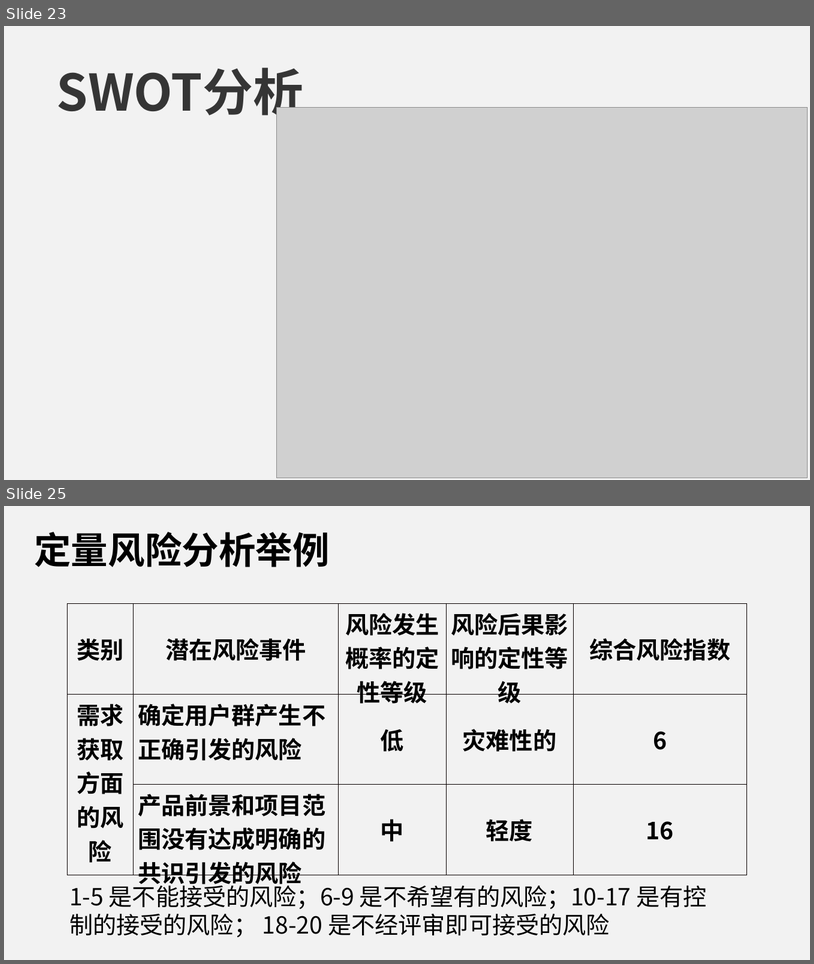
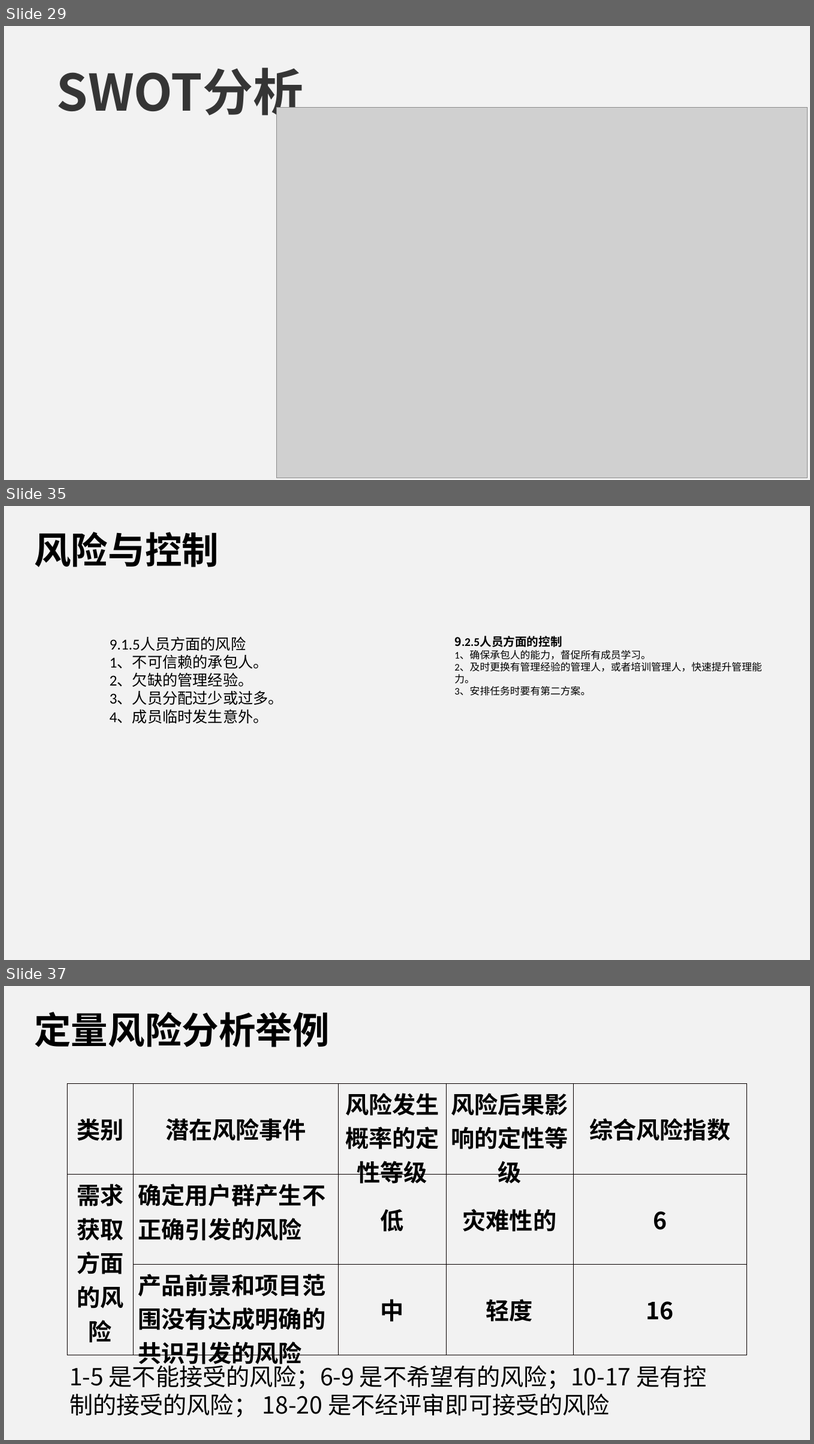
Before and after one commit to PRD2018-G09/Educational-Website, a slide deck: 受控文档/2.需求工程计划/PRD2018-G09-需求工程计划PPT.ppt. Shown one above the other, each under a label of ours: slides 23 and 25 before the commit, slides 29, 35 and 37 after it; the slides between them are not shown. The pictures are 814x964 and 814x1444 pixels, drawn with LibreOffice and Linux fonts; fonts in the diff are those of the drawing; grey boxes stand for pictures. Boxes give left, top, right and bottom in pixels: in the first picture for what was removed or moved away, otherwise in the second. Text is boxed around its words. In the diff, an @@ line names an element or a change of style, - is before the commit and + after.

```diff
--- a/受控文档/2.需求工程计划/PRD2018-G09-需求工程计划PPT.ppt
+++ b/受控文档/2.需求工程计划/PRD2018-G09-需求工程计划PPT.ppt
@@ slide 35 added at (4, 506, 810, 960), background #F2F2F2 @@
@@ text added at (34, 532, 219, 567), 44 pt, text #000000, bold @@
+风险与控制
@@ text added at (110, 637, 284, 723), 18 pt, text #000000 @@
+9.1.5人员方面的风险
+1、不可信赖的承包人。
+2、欠缺的管理经验。
+3、人员分配过少或过多。
+4、成员临时发生意外。
@@ text added at (455, 636, 762, 696), 12 pt, text #000000 @@
+9.2.5人员方面的控制
+1、确保承包人的能力，督促所有成员学习。
+2、及时更换有管理经验的管理人，或者培训管理人，快速提升管理能力。
+3、安排任务时要有第二方案。
@@ what was slide 23 is now slide 29 @@
@@ what was slide 25 is now slide 37 @@
```
Also in this commit, not shown: 7 slides changed, 17 other slides added, 3 slides removed, 13 other files.
